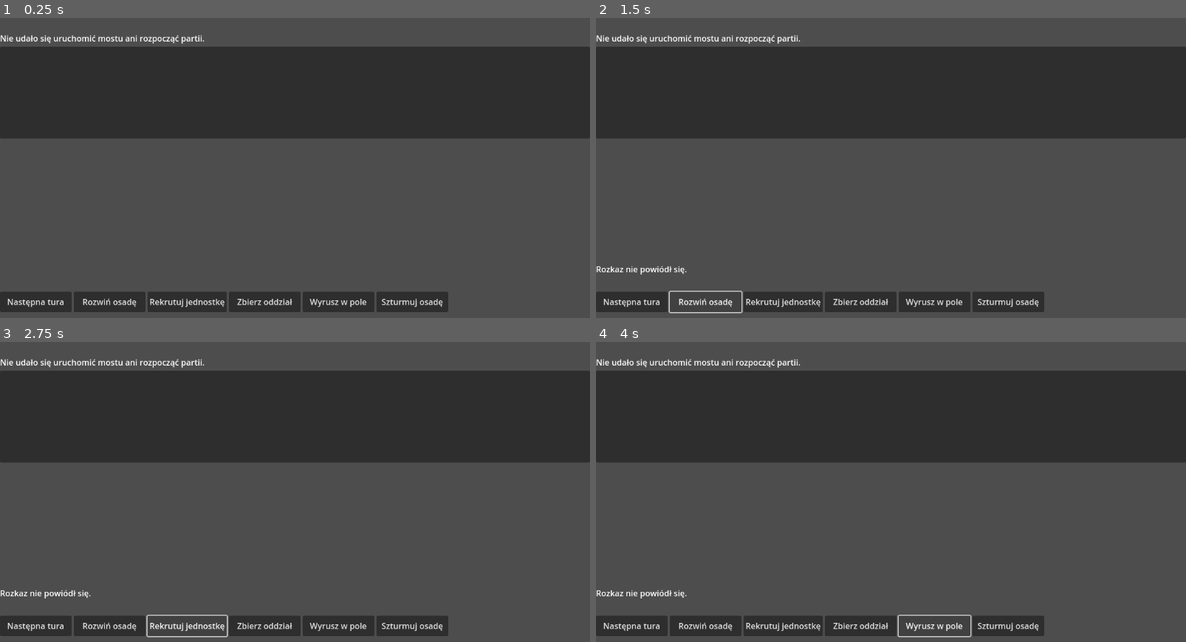
Above: before the commit, frames 1-4 (two rows, left to right).
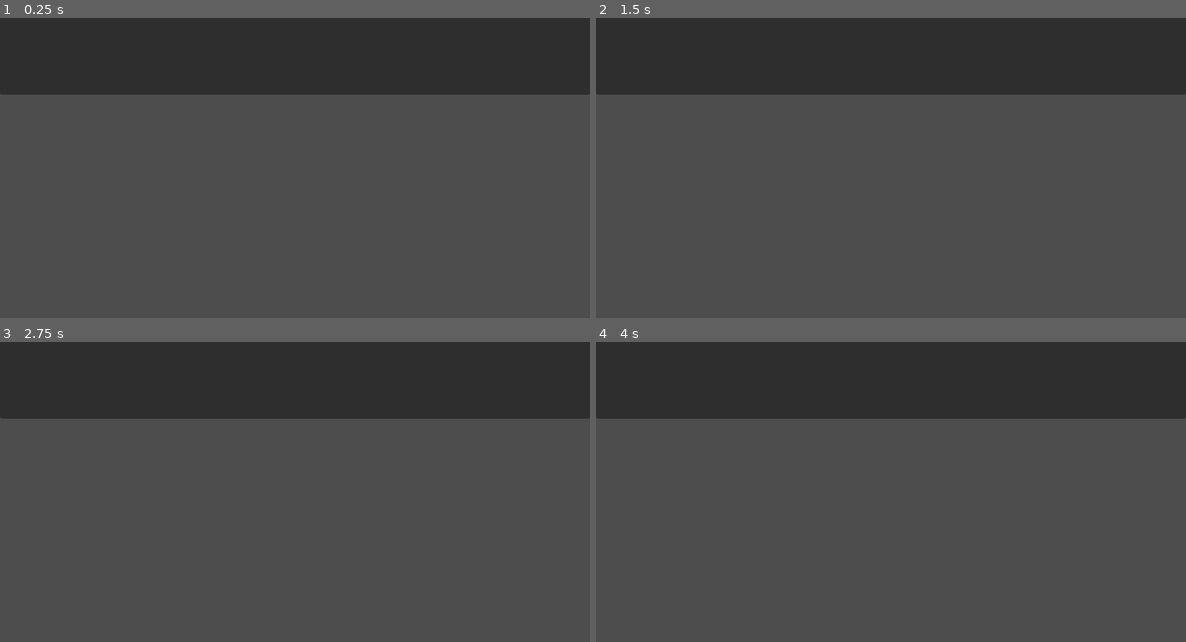
Above: after the commit, the same moments.

Repository: sochiera/total-battle-brothers-for-wesnoth
Game: Godot game, scene res://scenes/main.tscn
Same seed, same stepped clock (60 frames per second), same inputs: the game is played once before the commit and once after it.
Inputs (mouse positions are in pixels of both pictures, inside the frame that each line leads up to):
- Up to frame 1 (0.25 s): no input
- Up to frame 2 (1.5 s): click (631, 303) at 0.5 s, where only the run before the commit has a clickable "Następna tura"; click (708, 303) at 1.25 s, where only the run before the commit has a clickable "Rozwiń osadę"
- Up to frame 3 (2.75 s): click (188, 627) at 2 s, where only the run before the commit has a clickable "Rekrutuj jednostkę"
- Up to frame 4 (4 s): click (861, 627) at 2.75 s, where only the run before the commit has a clickable "Zbierz oddział"; click (932, 627) at 3.5 s, where only the run before the commit has a clickable "Wyrusz w pole"

The runs differ from the first frame. In frame 1, 29% of the frame differs, in the area x 0-100%, y 0-99%; in frame 2, 28%; in frame 3, 28%; in frame 4, 28%.

Commit message:
feat: G85.1b: widok bitwy — kafle heksów po współrzędnych osiowych

Diff:
--- a/game/scenes/main.tscn
+++ b/game/scenes/main.tscn
@@ -1,7 +1,8 @@
-[gd_scene load_steps=3 format=3]
+[gd_scene load_steps=4 format=3]
 
 [ext_resource type="Script" path="res://scripts/main.gd" id="1_main"]
 [ext_resource type="Script" path="res://scripts/map_view.gd" id="2_map_view"]
+[ext_resource type="Script" path="res://scripts/battle_view.gd" id="3_battle_view"]
 
 [node name="Main" type="Control"]
 layout_mode = 3
@@ -44,6 +45,20 @@
 layout_mode = 2
 clip_contents = true
 script = ExtResource("2_map_view")
+
+[node name="BattleView" type="Control" parent="MainLayout/StatusControls"]
+unique_name_in_owner = true
+custom_minimum_size = Vector2(420, 240)
+layout_mode = 2
+clip_contents = true
+script = ExtResource("3_battle_view")
+
+[node name="BattleResultLabel" type="Label" parent="MainLayout/StatusControls/BattleView"]
+unique_name_in_owner = true
+layout_mode = 0
+offset_top = 204.0
+offset_right = 420.0
+offset_bottom = 228.0
 
 [node name="ResultLabel" type="Label" parent="MainLayout/StatusControls"]
 unique_name_in_owner = true
--- /dev/null
+++ b/game/scripts/battle_view.gd
@@ -0,0 +1,90 @@
+extends Control
+
+
+const SnapshotModel = preload("res://scripts/snapshot_model.gd")
+const TILE_SIZE := Vector2(96, 56)
+const TILE_GAP := Vector2(12, 12)
+const ATTACKER_COLOR := Color(0.78, 0.22, 0.16)
+const DEFENDER_COLOR := Color(0.16, 0.38, 0.78)
+const OTHER_SIDE_COLOR := Color(0.38, 0.38, 0.38)
+
+
+func render_model(model: SnapshotModel) -> void:
+	_clear_view()
+	if model == null:
+		return
+
+	var battle: Variant = model.battle
+	if not battle is Dictionary:
+		return
+
+	%BattleResultLabel.text = _result_text(battle.get("result"))
+	var hexes: Variant = battle.get("hexes")
+	if not hexes is Array:
+		return
+	_render_hexes(hexes)
+
+
+func _render_hexes(hexes: Array) -> void:
+	for hex: Variant in hexes:
+		if hex is Dictionary:
+			_add_tile(hex)
+
+
+func _clear_view() -> void:
+	for child: Node in get_children():
+		if str(child.name).begins_with("HexTile_"):
+			child.free()
+	%BattleResultLabel.text = ""
+
+
+func _add_tile(hex: Dictionary) -> void:
+	if not hex.has("q") or not hex.has("r"):
+		return
+
+	var q: int = int(hex["q"])
+	var r: int = int(hex["r"])
+	var tile := ColorRect.new()
+	tile.name = "HexTile_%d_%d" % [q, r]
+	tile.color = _side_color(hex.get("side"))
+	tile.position = _axial_position(q, r)
+	tile.size = TILE_SIZE
+	tile.mouse_filter = Control.MOUSE_FILTER_IGNORE
+	add_child(tile)
+
+	var label := Label.new()
+	label.text = str(hex.get("terrain", ""))
+	label.set_anchors_and_offsets_preset(Control.PRESET_FULL_RECT)
+	label.horizontal_alignment = HORIZONTAL_ALIGNMENT_CENTER
+	label.vertical_alignment = VERTICAL_ALIGNMENT_CENTER
+	label.add_theme_color_override("font_color", Color.WHITE)
+	tile.add_child(label)
+
+
+func _axial_position(q: int, r: int) -> Vector2:
+	return Vector2(
+		float(q) * (TILE_SIZE.x + TILE_GAP.x),
+		float(r) * (TILE_SIZE.y + TILE_GAP.y),
+	)
+
+
+func _side_color(side: Variant) -> Color:
+	match side:
+		"attacker":
+			return ATTACKER_COLOR
+		"defender":
+			return DEFENDER_COLOR
+		_:
+			return OTHER_SIDE_COLOR
+
+
+func _result_text(result: Variant) -> String:
+	match result:
+		"attacker_win":
+			return "Bitwa: zwycięstwo"
+		"defender_win":
+			return "Bitwa: porażka"
+		"draw":
+			return "Bitwa: remis"
+		_:
+			return ""
--- a/game/scripts/main.gd
+++ b/game/scripts/main.gd
@@ -135,6 +135,7 @@
 		]
 	_render_region_list(model.regions)
 	%MapView.render_model(model)
+	%BattleView.render_model(model)
 
 
 func _render_region_list(regions: Array) -> void:
--- /dev/null
+++ b/game/tests/battle_view_probe.gd
@@ -0,0 +1,249 @@
+extends SceneTree
+
+
+## Headless probe for BattleView: after render_model / apply_model, report one
+## tile per battle hex (stable axial name under BattleView), global rects, side
+## paint key, Polish result text, and re-render / empty-model cleanup.
+
+const MAIN_SCENE_PATH := "res://scenes/main.tscn"
+const SnapshotModel = preload("res://scripts/snapshot_model.gd")
+const PREFIX := "BATTLE_VIEW "
+
+
+func _init() -> void:
+	call_deferred("_run")
+
+
+func _run() -> void:
+	var scene: PackedScene = ResourceLoader.load(MAIN_SCENE_PATH) as PackedScene
+	if scene == null:
+		_fail("cannot load main scene")
+		return
+	var scene_root: Control = scene.instantiate() as Control
+	if scene_root == null:
+		_fail("cannot instantiate main scene")
+		return
+
+	root.add_child(scene_root)
+	await process_frame
+	await process_frame
+
+	var battle_view: Node = scene_root.find_child("BattleView", true, false)
+	if battle_view == null:
+		print(PREFIX, JSON.stringify({
+			"battle_view_found": false,
+			"has_render_model": false,
+			"hexes": [],
+			"tiles_after_first": [],
+			"tiles_after_second": [],
+			"tiles_after_empty": [],
+			"tiles_after_direct_render": [],
+			"tiles_after_null_render": [],
+			"tile_count_after_first": 0,
+			"tile_count_after_second": 0,
+			"tile_count_after_empty": 0,
+			"tile_count_after_direct_render": 0,
+			"tile_count_after_null_render": 0,
+			"result_text_attacker_win": "",
+			"result_text_defender_win": "",
+			"result_text_draw": "",
+			"result_text_no_battle": "",
+			"view_rect": null,
+			"result_label_rect": null,
+		}))
+		quit(0)
+		return
+
+	# Settlement-like field: domain r∈{0,1,2}. r=0/1 alone missed label-on-tile overlap.
+	var hexes_full: Array = [
+		{"q": 0, "r": 0, "terrain": "Plains", "side": "attacker", "hp": 10},
+		{"q": 2, "r": 0, "terrain": "Plains", "side": "defender", "hp": 8},
+		{"q": 0, "r": 1, "terrain": "Forest", "side": "attacker", "hp": 5},
+		{"q": 0, "r": 2, "terrain": "Plains", "side": "attacker", "hp": 7},
+		{"q": 2, "r": 2, "terrain": "Forest", "side": "defender", "hp": 6},
+	]
+
+	scene_root.apply_model(_model_with_battle(hexes_full, "attacker_win"))
+	await process_frame
+	await process_frame
+	var tiles_first: Array = _collect_tiles(battle_view, hexes_full)
+	var count_first: int = _count_hex_tiles(battle_view)
+	var result_attacker: String = _result_text(battle_view)
+	var view_rect: Variant = _control_rect(battle_view as Control)
+	var result_label_rect: Variant = _result_label_rect(battle_view)
+
+	scene_root.apply_model(_model_with_battle(hexes_full, "attacker_win"))
+	await process_frame
+	await process_frame
+	var tiles_second: Array = _collect_tiles(battle_view, hexes_full)
+	var count_second: int = _count_hex_tiles(battle_view)
+
+	scene_root.apply_model(_model_without_battle())
+	await process_frame
+	await process_frame
+	var tiles_empty: Array = _collect_tiles(battle_view, hexes_full)
+	var count_empty: int = _count_hex_tiles(battle_view)
+	var result_no_battle: String = _result_text(battle_view)
+
+	var tiles_direct: Array = []
+	var count_direct: int = 0
+	var tiles_null: Array = []
+	var count_null: int = 0
+	var result_defender: String = ""
+	var result_draw: String = ""
+	var has_render := battle_view.has_method("render_model")
+	if has_render:
+		battle_view.call("render_model", _model_with_battle(hexes_full, "defender_win"))
+		await process_frame
+		await process_frame
+		tiles_direct = _collect_tiles(battle_view, hexes_full)
+		count_direct = _count_hex_tiles(battle_view)
+		result_defender = _result_text(battle_view)
+
+		battle_view.call("render_model", _model_with_battle(hexes_full, "draw"))
+		await process_frame
+		await process_frame
+		result_draw = _result_text(battle_view)
+
+		battle_view.call("render_model", null)
+		await process_frame
+		await process_frame
+		tiles_null = _collect_tiles(battle_view, hexes_full)
+		count_null = _count_hex_tiles(battle_view)
+
+	print(PREFIX, JSON.stringify({
+		"battle_view_found": true,
+		"has_render_model": has_render,
+		"hexes": hexes_full,
+		"tiles_after_first": tiles_first,
+		"tiles_after_second": tiles_second,
+		"tiles_after_empty": tiles_empty,
+		"tiles_after_direct_render": tiles_direct,
+		"tiles_after_null_render": tiles_null,
+		"tile_count_after_first": count_first,
+		"tile_count_after_second": count_second,
+		"tile_count_after_empty": count_empty,
+		"tile_count_after_direct_render": count_direct,
+		"tile_count_after_null_render": count_null,
+		"result_text_attacker_win": result_attacker,
+		"result_text_defender_win": result_defender,
+		"result_text_draw": result_draw,
+		"result_text_no_battle": result_no_battle,
+		"view_rect": view_rect,
+		"result_label_rect": result_label_rect,
+	}))
+	quit(0)
+
+
+func _model_with_battle(hexes: Array, result: String) -> SnapshotModel:
+	var model := SnapshotModel.new()
+	model.year = 1
+	model.month = 1
+	model.player_result = "ongoing"
+	model.regions = []
+	model.battle = {"result": result, "hexes": hexes}
+	return model
+
+
+func _model_without_battle() -> SnapshotModel:
+	var model := SnapshotModel.new()
+	model.year = 1
+	model.month = 1
+	model.player_result = "ongoing"
+	model.regions = []
+	model.battle = null
+	return model
+
+
+func _hex_tile_name(q: int, r: int) -> String:
+	# Public contract: tile names are stable and derived from axial (q, r).
+	return "HexTile_%d_%d" % [q, r]
+
+
+func _count_hex_tiles(battle_view: Node) -> int:
+	var count := 0
+	for child: Node in battle_view.get_children():
+		if child is Control and str(child.name).begins_with("HexTile_"):
+			count += 1
+	return count
+
+
+func _find_hex_tile(battle_view: Node, q: int, r: int) -> Control:
+	var wanted: String = _hex_tile_name(q, r)
+	for child: Node in battle_view.get_children():
+		if child is Control and str(child.name) == wanted:
+			return child as Control
+	var nested: Node = battle_view.find_child(wanted, true, false)
+	if nested is Control:
+		return nested as Control
+	return null
+
+
+func _collect_tiles(battle_view: Node, hexes: Array) -> Array:
+	var tiles: Array = []
+	for hex: Variant in hexes:
+		if not hex is Dictionary:
+			continue
+		var q: int = int(hex["q"])
+		var r: int = int(hex["r"])
+		var tile: Control = _find_hex_tile(battle_view, q, r)
+		if tile == null:
+			continue
+		var rect: Rect2 = tile.get_global_rect()
+		tiles.append({
+			"q": q,
+			"r": r,
+			"side": hex["side"],
+			"name": str(tile.name),
+			"x": rect.position.x,
+			"y": rect.position.y,
+			"w": rect.size.x,
+			"h": rect.size.y,
+			"visible": tile.is_visible_in_tree(),
+			"visual": _visual_key(tile),
+		})
+	return tiles
+
+
+func _control_rect(control: Control) -> Dictionary:
+	var rect: Rect2 = control.get_global_rect()
+	return {
+		"x": rect.position.x,
+		"y": rect.position.y,
+		"w": rect.size.x,
+		"h": rect.size.y,
+	}
+
+
+func _result_label_rect(battle_view: Node) -> Variant:
+	# Named outcome label is public scene contract; geometry must not cover hex tiles.
+	var label: Node = battle_view.find_child("BattleResultLabel", true, false)
+	if label is Control:
+		return _control_rect(label as Control)
+	return null
+
+
+func _result_text(battle_view: Node) -> String:
+	# Contractual outcome only: do not mix terrain Labels under HexTile_*.
+	var label: Node = battle_view.find_child("BattleResultLabel", true, false)
+	if label is Label:
+		return (label as Label).text.strip_edges()
+	return ""
+
+
+func _visual_key(tile: Control) -> String:
+	if tile is ColorRect:
+		return _color_key((tile as ColorRect).color)
+	for child: Node in tile.get_children():
+		if child is ColorRect:
+			return _color_key((child as ColorRect).color)
+	return _color_key(tile.modulate)
+
+
+func _color_key(color: Color) -> String:
+	return "%.4f,%.4f,%.4f,%.4f" % [color.r, color.g, color.b, color.a]
+
+
+func _fail(message: String) -> void:
+	printerr("battle_view_probe: ", message)
+	quit(1)
Not shown, added: tests/test_godot_main_scene_battle_view.py
